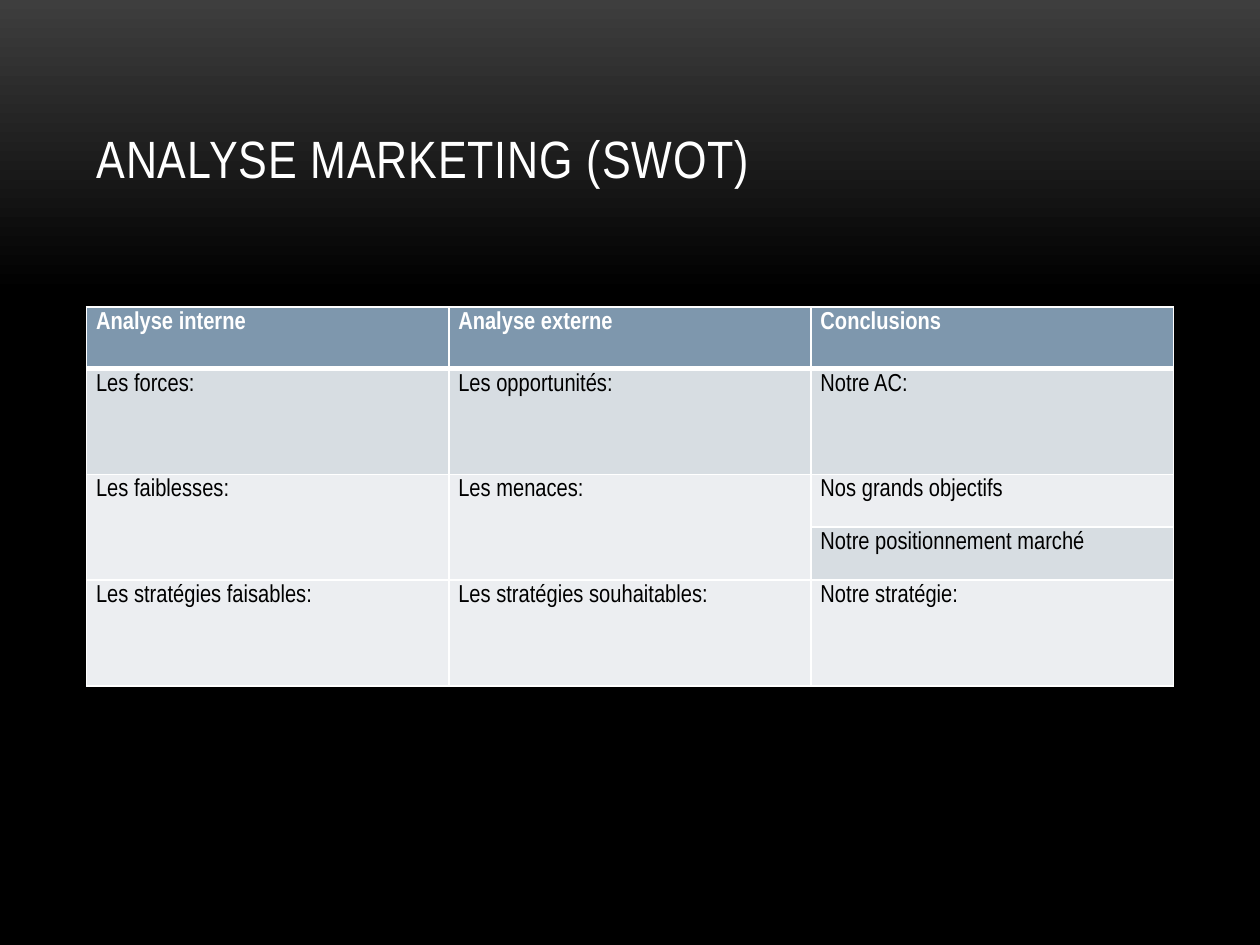
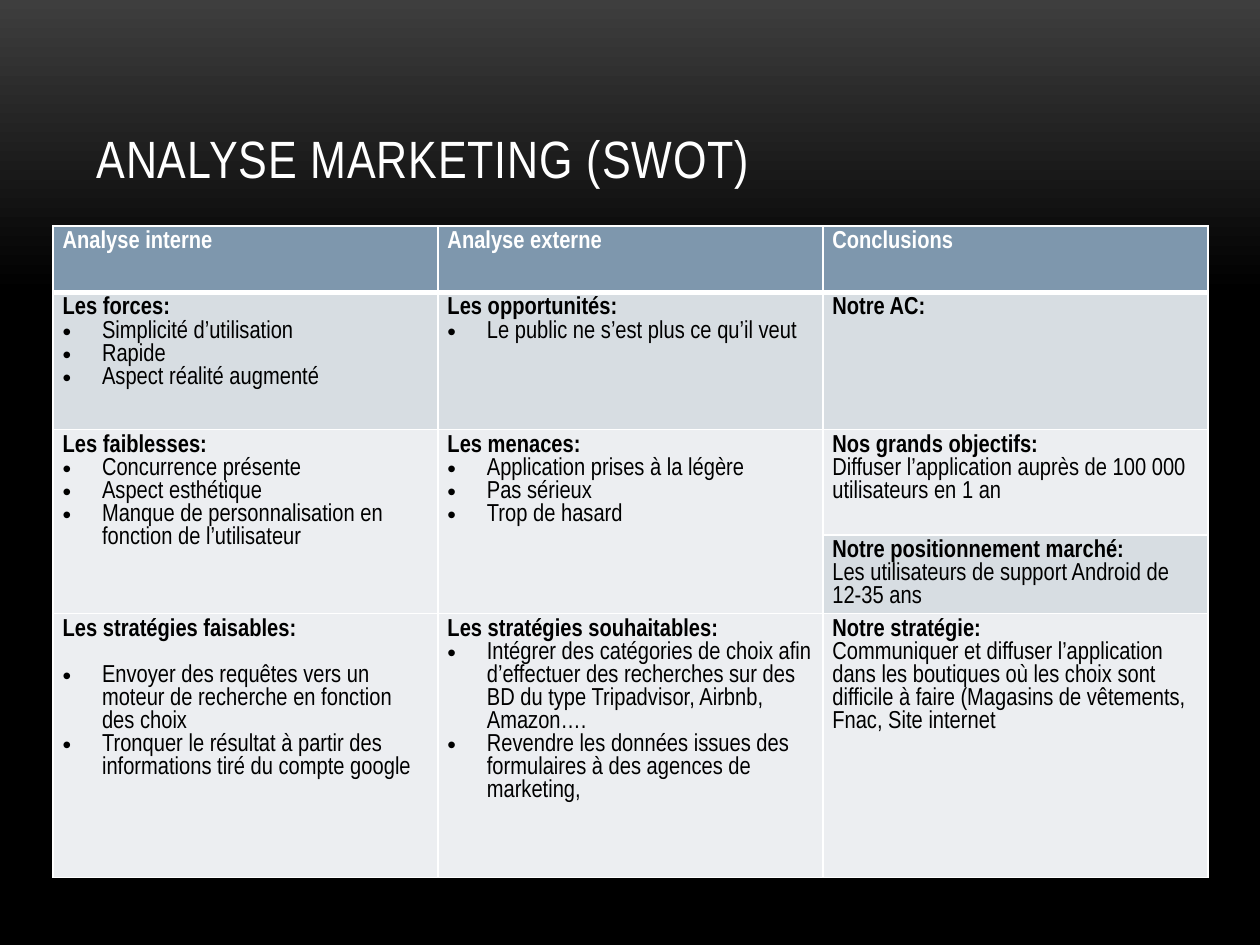
Before and after one commit to Cysios/eze2chooz, a slide deck: slide 15 of Livrables/Présentation Finale.pptx (slide 10 before the commit). Drawn at 1260x945 pixels with LibreOffice and Linux fonts; fonts in the diff are those of the drawing; background and template pictures are left out. Boxes give left, top, right and bottom in pixels: in the first picture for what was removed or moved away, otherwise in the second. Text is boxed around its words. In the diff, an @@ line names an element or a change of style, - is before the commit and + after.

```diff
--- a/Livrables/Présentation Finale.pptx
+++ b/Livrables/Présentation Finale.pptx
@@ table at (53,226,1206,926) @@
-row 2, column 1: Les forces:
+row 2, column 1: Les forces: / Simplicité d’utilisation / Rapide / Aspect réalité augmenté
-row 2, column 2: Les opportunités:
+row 2, column 2: Les opportunités: / Le public ne s’est plus ce qu’il veut
-row 3: Les faiblesses: | Les menaces: | Nos grands objectifs
+row 3: Les faiblesses: / Concurrence présente / Aspect esthétique / Manque de personnalisation en fonction de l’utilisateur | Les menaces: / Application prises à la légère / Pas sérieux / Trop de hasard | Nos grands objectifs: / Diffuser l’application auprès de 100 000 utilisateurs en 1 an
-row 4, column 3: Notre positionnement marché
+row 4, column 3: Notre positionnement marché: / Les utilisateurs de support Android de 12-35 ans
-row 5: Les stratégies faisables: | Les stratégies souhaitables: | Notre stratégie:
+row 5: Les stratégies faisables: / Envoyer des requêtes vers un moteur de recherche en fonction des choix / Tronquer le résultat à partir des informations tiré du compte google | Les stratégies souhaitables: / Intégrer des catégories de choix afin d’effectuer des recherches sur des BD du type Tripadvisor, Airbnb, Amazon…. / Revendre les données issues des formulaires à des agences de marketing, | Notre stratégie: / Communiquer et diffuser l’application dans les boutiques où les choix sont difficile à faire (Magasins de vêtements, Fnac, Site internet
@@ bold on in "Notre AC:" @@
@@ table: place and size @@
-table at (87,306,1176,685)
+table at (53,226,1206,926)
```
Also in this commit, not shown: 1 other slide changed, 5 slides added.
